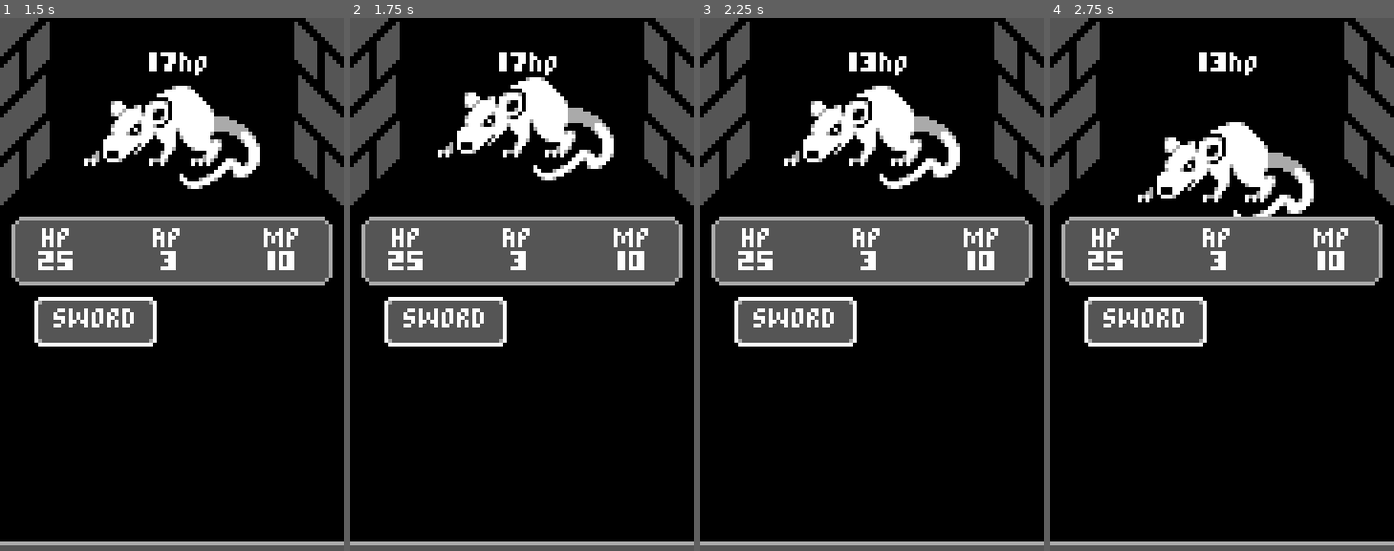
Above: before the commit, frames 1-4 (left to right).
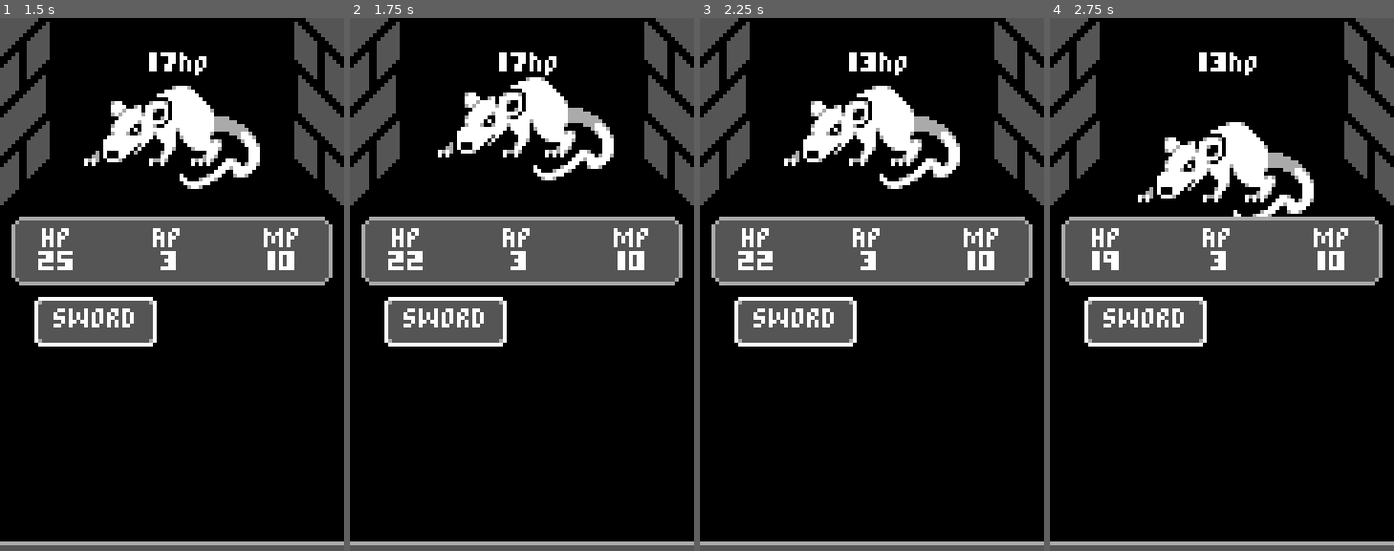
Above: after the commit, the same moments.

Repository: woliveira82/godot-mobile-rpg
Game: Godot game, scene res://Battle.tscn
The game is run twice, just before and just after one commit, with the same random seed, the same clock (stepped at 60 frames per second) and the same inputs.
Inputs:
- Up to frame 1 (1.5 s): click "SWORD" at 0.5 s; click "SWORD" at 1.25 s
- Up to frame 2 (1.75 s): no input
- Up to frame 3 (2.25 s): click "SWORD" at 2 s
- Up to frame 4 (2.75 s): no input

Frame 1 is identical in both runs. In frame 2, less than 0.1% of the frame differs, in the area x 16-22%, y 44-47%; in frame 3, less than 0.1%; in frame 4, 0.2%, in the area x 11-22%, y 43-48%.

Commit message:
feat: enemy couter attack

Diff:
--- a/Enemy.gd
+++ b/Enemy.gd
@@ -19,3 +19,7 @@
 		animation_player.play("Shake")
 		yield(animation_player, "animation_finished")
 		animation_player.play("Attack")
+		yield(animation_player, "animation_finished")
+		var battle = get_tree().current_scene
+		var player = battle.find_node("PlayerStatus")
+		player.hp -= 3
